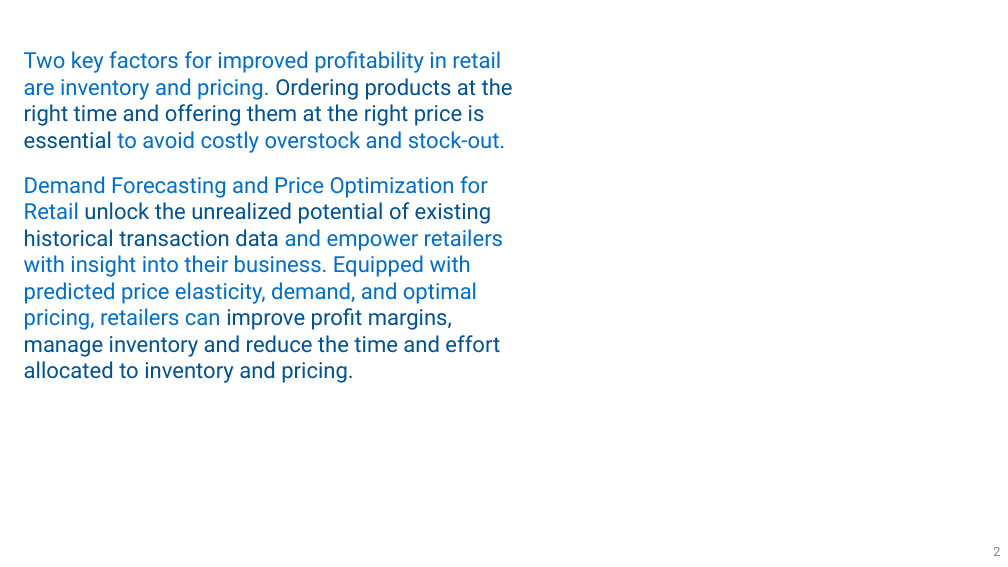
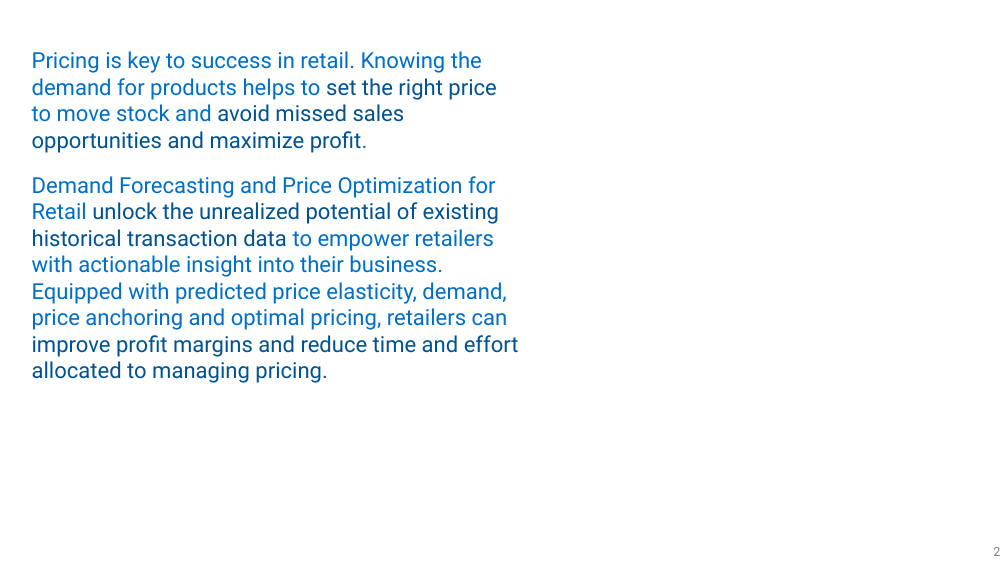
Before and after one commit to Azure/cortana-intelligence-price-optimization, a slide deck: slide 2 of Solution Overview for Business Audiences/Walking Deck.pptx. Drawn at 1008x567 pixels with LibreOffice and Linux fonts; fonts in the diff are those of the drawing; background and template pictures are left out. Boxes give left, top, right and bottom in pixels: in the first picture for what was removed or moved away, otherwise in the second. Text is boxed around its words. In the diff, an @@ line names an element or a change of style, - is before the commit and + after.

```diff
--- a/Solution Overview for Business Audiences/Walking Deck.pptx
+++ b/Solution Overview for Business Audiences/Walking Deck.pptx
@@ text at [32, 51, 519, 383]: text changed @@
-Two key factors for improved profitability in retail are inventory and pricing. Ordering products at the right time and offering them at the right price is essential to avoid costly overstock and stock-out.
-Demand Forecasting and Price Optimization for Retail unlock the unrealized potential of existing historical transaction data and empower retailers with insight into their business. Equipped with predicted price elasticity, demand, and optimal pricing, retailers can improve profit margins, manage inventory and reduce the time and effort allocated to inventory and pricing.
+Pricing is key to success in retail. Knowing the demand for products helps to set the right price to move stock and avoid missed sales opportunities and maximize profit.
+Demand Forecasting and Price Optimization for Retail unlock the unrealized potential of existing historical transaction data to empower retailers with actionable insight into their business. Equipped with predicted price elasticity, demand, price anchoring and optimal pricing, retailers can improve profit margins and reduce time and effort allocated to managing pricing.
```
Also in this commit, not shown: 5 other slides changed, 2 slides added, 1 slide removed, 3 other files.
